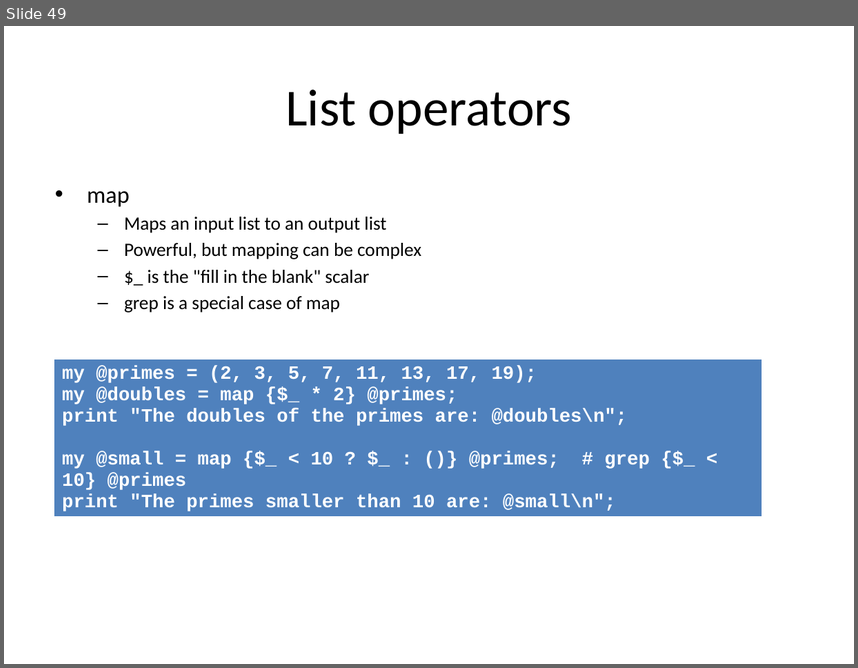
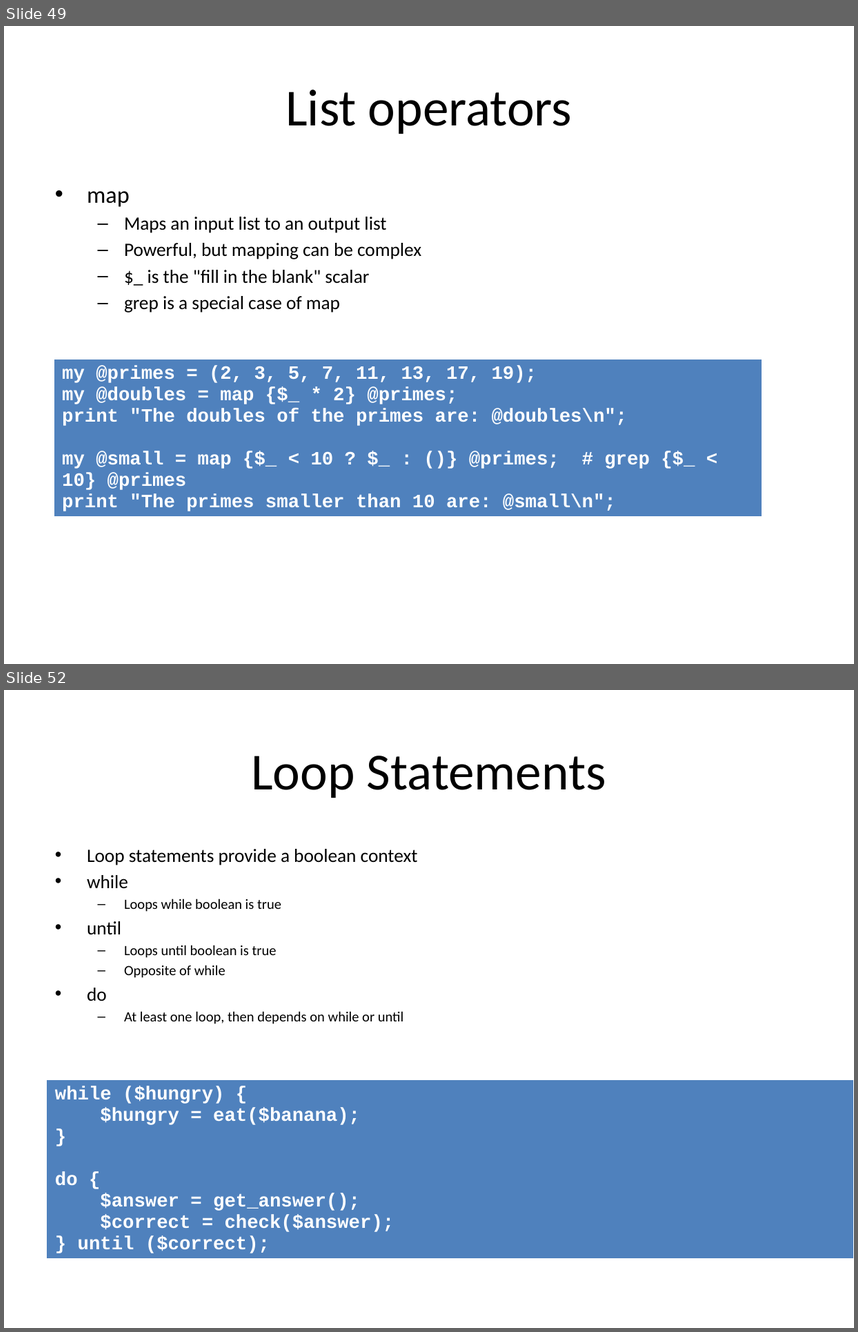
Before and after one commit to redmage123/perl-programming-introduction, a slide deck: docs/Introduction to Perl.pptx. Shown one above the other, each under a label of ours: slide 49 before the commit, slides 49 and 52 after it; the slides between them are not shown. The pictures are 858x668 and 858x1332 pixels, drawn with LibreOffice and Linux fonts; fonts in the diff are those of the drawing. Boxes give left, top, right and bottom in pixels: in the first picture for what was removed or moved away, otherwise in the second. Text is boxed around its words. In the diff, an @@ line names an element or a change of style, - is before the commit and + after.

```diff
--- a/docs/Introduction to Perl.pptx
+++ b/docs/Introduction to Perl.pptx
@@ slide 52 added at (4, 690, 854, 1328), background #FFFFFF @@
@@ title added at (251, 756, 606, 798), 44 pt, text #000000 @@
+Loop Statements
@@ text added at (87, 849, 418, 1024), 12 pt, text #000000 @@
+• Loop statements provide a boolean context
+• while
+  – Loops while boolean is true
+• until
+  – Loops until boolean is true
+  – Opposite of while
+• do
+  – At least one loop, then depends on while or until
@@ table added at (47, 1079, 854, 1269), 1 rows, 1 columns @@
+while ($hungry) { / $hungry = eat($banana); / } / do { / $answer = get_answer(); / $correct = check($answer); / } until ($correct);
```
Also in this commit, not shown: 28 other slides added, 1 other file.
